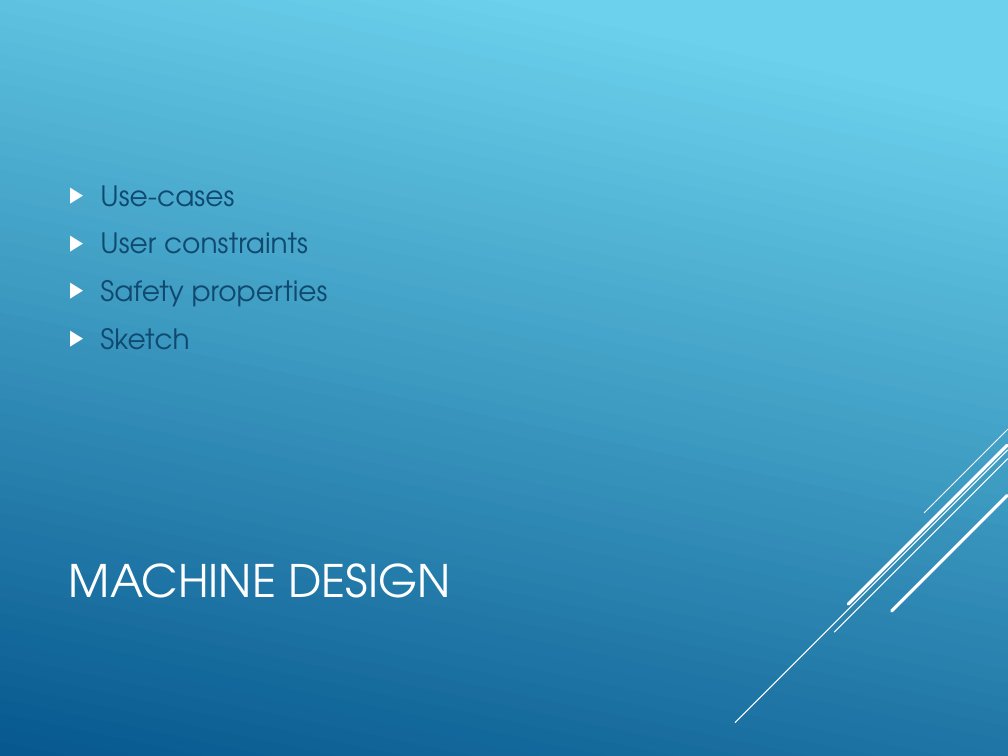
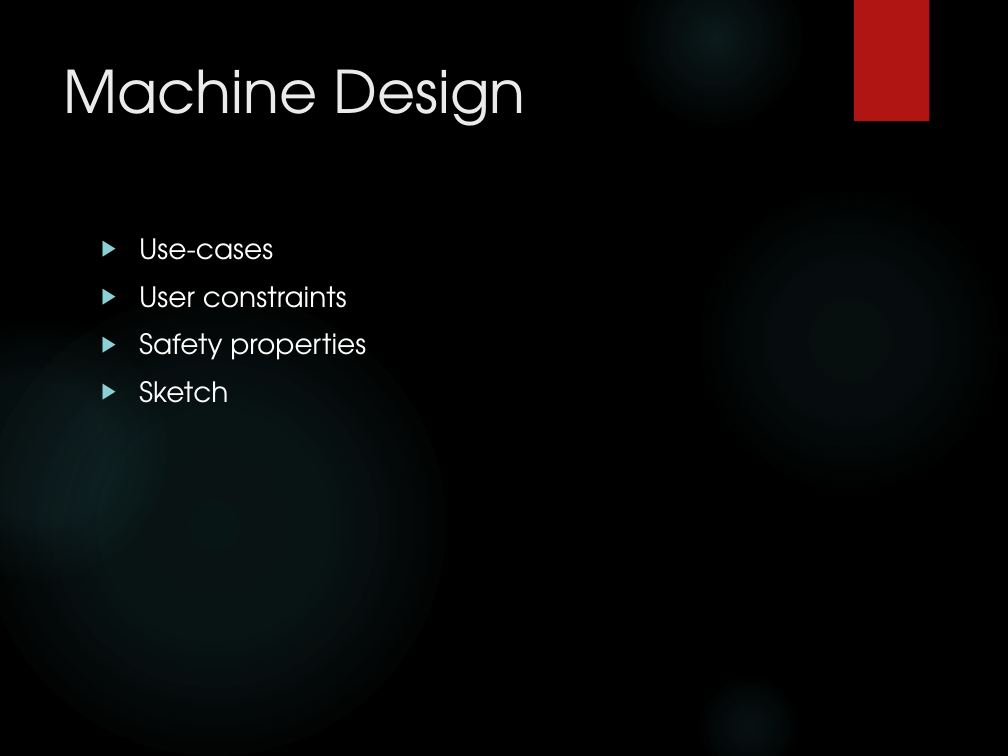
Before and after one commit to Boelensman1/DBL-Embedded-Systems, a slide deck: slide 4 of Mid-term presentation/DBL Embedded Systems.pptx. Drawn at 1008x756 pixels with LibreOffice and Linux fonts; fonts in the diff are those of the drawing; background and template pictures are left out. Boxes give left, top, right and bottom in pixels: in the first picture for what was removed or moved away, otherwise in the second. Text is boxed around its words. In the diff, an @@ line names an element or a change of style, - is before the commit and + after.

```diff
--- a/Mid-term presentation/DBL Embedded Systems.pptx
+++ b/Mid-term presentation/DBL Embedded Systems.pptx
@@ background gradient #6ED2EB to #06588E to picture (left out) @@
@@ ellipse added at (627,0,803,126), fill gradient #50B9C1 @@
@@ rectangle added at (854,0,929,121), fill #B01513 @@
@@ title "Machine Design" at (63,69,526,126): vertical alignment middle to top @@
@@ title at (63,69,526,126): text changed; size 32 to 42 pt; text colour #FFFFFF to #EBEBEB @@
-MACHINE DESIGN
+Machine Design
@@ ellipse added at (695,184,1005,495), fill gradient #50B9C1 @@
@@ text "Use-cases": place and size @@
-text "Use-cases" at (100,185,328,349)
+text "Use-cases" at (139,238,366,403)
@@ text "Use-cases" at (139,238,366,403): text colour #0F496F to #FFFFFF; indent changed; bullet colour #FFFFFF to #8AD0D6; vertical alignment middle to top @@
@@ ellipse added at (0,294,445,756), fill gradient #50B9C1 @@
@@ ellipse added at (0,320,167,580), fill gradient #50B9C1 @@
@@ group removed at (736,429,1008,723): 5 lines @@
@@ ellipse added at (695,672,803,756), fill gradient #50B9C1 @@
```
Also in this commit, not shown: 5 other slides changed, 3 other files.
